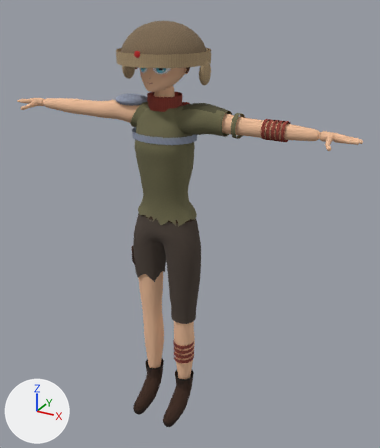
The glTF model game/assets/models/npc_settler.glb: old version first, new version second.
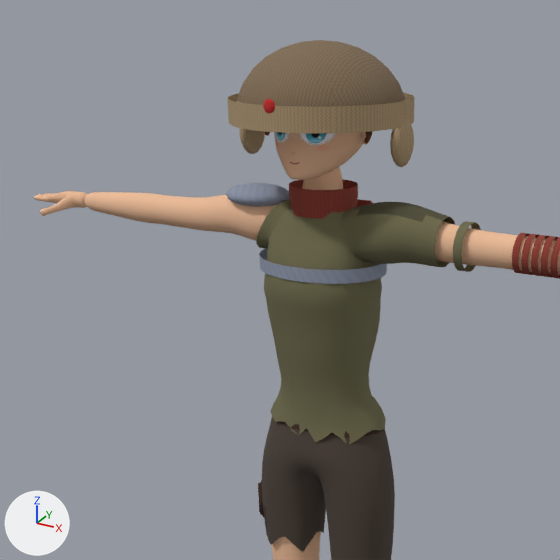
Old and new are each drawn whole from a camera (50 mm lens) standing at (1.193, -1.936, 2.038) and looking at (0.081, 0.084, 1.028) and again close up on the part from 0% to 75% of the width and 0% to 64% of the height. Arrows for +X, +Y and +Z are at lower left; the lights stay in place. The first two pictures are the older version. Vertices at exactly the same position are counted once.

Script lines for the objects in view, before the commit:
```python
me_hg_ushanka = bpy.data.meshes.new('HG_ushanka')
me_hg_ushanka.from_pydata(...)  # 467 vertices, 836 faces; spans x -0.205..0.205, y -0.191..0.205, z 1.692..1.935
# faces by material slot: [308, 448, 80]
me_hg_ushanka.materials.append(mat_ushankatop)  # picture img_ushankatoptex
me_hg_ushanka.materials.append(mat_ushankafur)  # picture img_ushankafurtex
me_hg_ushanka.materials.append(mat_ushankastar)  # picture img_ushankastartex
me_metal = bpy.data.meshes.new('Metal')
me_metal.from_pydata(...)  # 150 vertices, 232 faces; spans x -0.243..0.15, y -0.115..0.115, z 1.457..1.631
me_metal.materials.append(mat_ragsmetal)  # picture img_ragsmetaltex
me_wraps = bpy.data.meshes.new('Wraps')
me_wraps.from_pydata(...)  # 752 vertices, 780 faces; spans x -0.076..0.557, y -0.062..0.134, z 0.314..1.643
me_wraps.materials.append(mat_ragsscarf)  # picture img_ragsscarftex
ob_outfit_settler_headgear = bpy.data.objects.new('Outfit_settler_Headgear', me_hg_ushanka)
ob_outfit_settler_headgear.location = (0.0, 0.0, 0.0)
ob_outfit_settler_metal = bpy.data.objects.new('Outfit_settler_Metal', me_metal)
ob_outfit_settler_metal.location = (0.0, 0.0, 0.0)
ob_outfit_settler_wraps = bpy.data.objects.new('Outfit_settler_Wraps', me_wraps)
ob_outfit_settler_wraps.location = (0.0, 0.0, 0.0)
# also in view: 'Outfit_settler_Shirt' at (0.102, -0.005, 1.34); 'Outfit_settler_Shorts' at (-0.006, 0.001, 0.836); 'Body' at (0.0, -0.027, 0.946)
```
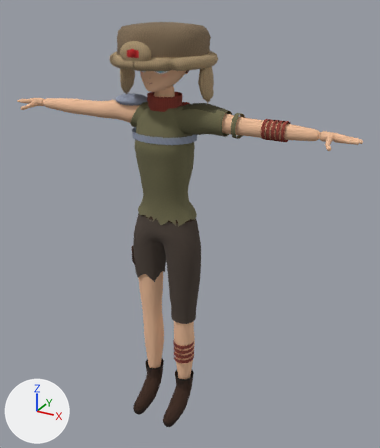
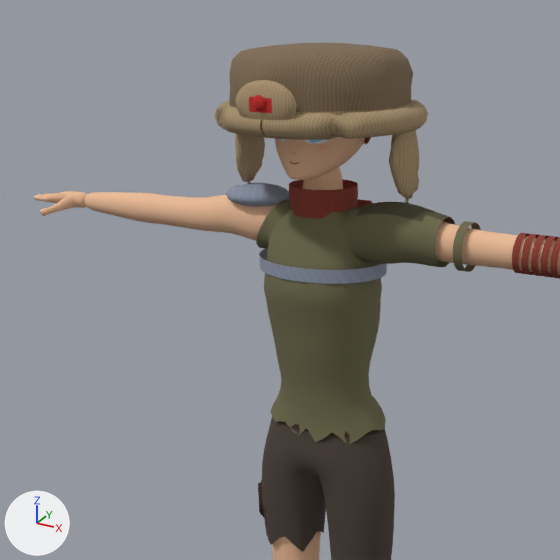
Location of each change, [x1, y1, x2, y2] in pixels of the close-ups (560 x 560 px; the box of a moved part takes in the faces that stretch with it):
'Outfit_settler_Headgear', reshaped
    before: [227, 40, 414, 167]
    after: [214, 43, 428, 204]
part 1 of me_hg_ushanka, moved or reshaped
    before: [263, 99, 275, 113]
    after: [253, 95, 265, 110]
part 2 of me_hg_ushanka, rebuilt (8% wider, 7% taller)
    before: [236, 40, 406, 107]
    after: [229, 43, 413, 115]
part 3 of me_hg_ushanka, rebuilt
    before: [239, 128, 265, 154]
    after: [235, 134, 265, 182]
part 4 of me_hg_ushanka, rebuilt
    before: [390, 119, 414, 167]
    after: [389, 130, 419, 199]
part 5 of me_hg_ushanka, rebuilt (14% wider)
    before: [227, 93, 414, 133]
    after: [214, 100, 428, 140]
part 6 of me_hg_ushanka, added (brown)
    after: [236, 80, 297, 127]

The edits, one by one:
me_hg_ushanka is used by ob_outfit_settler_headgear; location (0.0, 0.0, 0.0).
me_hg_ushanka had 467 vertices, 836 faces and spanned x -0.205..0.205, y -0.191..0.205, z 1.692..1.935.
me_hg_ushanka now has 1171 vertices, 2248 faces and spans x -0.224..0.224, y -0.225..0.234, z 1.583..1.929.
me_hg_ushanka part 1: the loose piece of 42 vertices spanning x -0.014..0.014, y -0.191..-0.181, z 1.808..1.837 is moved by (0.0, -0.034, 0.01).
me_hg_ushanka part 2: the loose piece of 197 vertices spanning x -0.181..0.181, y -0.174..0.191, z 1.787..1.935 is rebuilt with 257 vertices and now spans x -0.196..0.196, y -0.186..0.203, z 1.782..1.929.
me_hg_ushanka part 3: the loose piece of 86 vertices spanning x -0.205..-0.17, y -0.024..0.061, z 1.692..1.792 is rebuilt with 128 vertices and now spans x -0.219..-0.17, y -0.033..0.067, z 1.629..1.789.
me_hg_ushanka part 4: the loose piece of 86 vertices spanning x 0.17..0.205, y -0.024..0.061, z 1.692..1.792 is rebuilt with 128 vertices and now spans x 0.17..0.219, y -0.033..0.067, z 1.629..1.789.
me_hg_ushanka part 5: the loose piece of 56 vertices spanning x -0.195..0.195, y -0.188..0.205, z 1.774..1.824 is rebuilt with 410 vertices and now spans x -0.224..0.224, y -0.217..0.234, z 1.764..1.813.
me_hg_ushanka part 6: a new loose piece of 146 vertices spanning x -0.071..0.071, y -0.218..-0.178, z 1.783..1.872.
Other edits to the shape of me_hg_ushanka do not show in these pictures.
